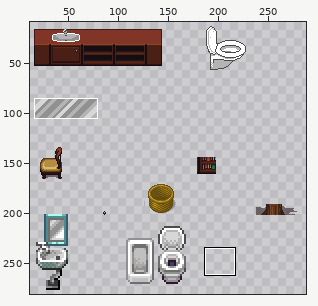
One commit to this sprite sheet: Assets/Moebel_by_dori.png. Above: a wide view before the commit, with the close-up outlined.
Close-up. Old version:
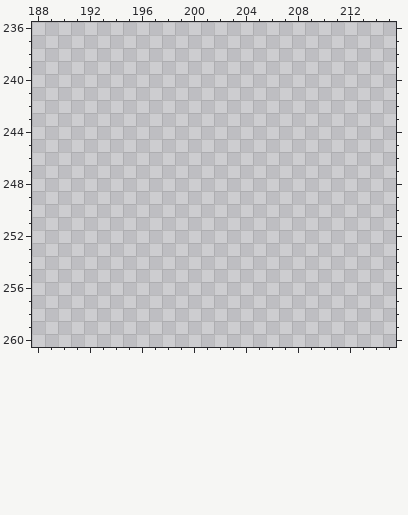
The file is 288x288 pixels. Pixels under 10% opacity are left out. Colours within 5 levels of each other are drawn and written as one. Shown: x 188..215, y 236..260. The wide view leaves out empty margins. The commit also changed other parts of the picture, which this record leaves out.
After:
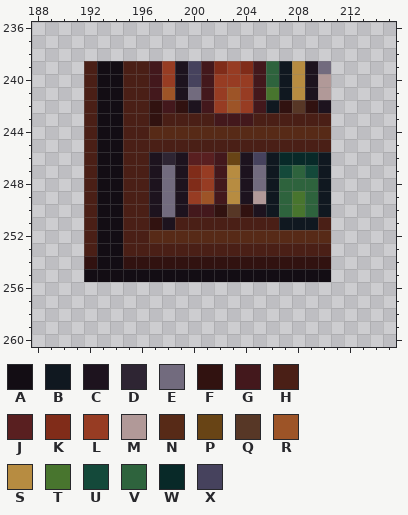
Palette (. is transparent): A #130d14  B #101820  C #1d131e  D #2e2533  E #726b7e  F #311210  G #43181c  H #4a1f16  J #591f20  K #802c19  L #973c23  M #b19998  N #572a17  P #684415  Q #573726  R #9d5427  S #b78c41  T #48752e  U #14493a  V #2e633d  W #082928  X #46425d
Difference:
y 239: x 192..210 ................... -> HAAHHGLCXGKLKGVBSCE
y 240: x 192..210 ................... -> HAAHHGLCXGLLLGVBSCM
y 241: x 192..210 ................... -> HAAHHGRCEGLRLGTBSCM
y 242: x 192..210 ................... -> HAAHHFGFCGLRLGBFQFC
y 243: x 192..210 ................... -> HAAHHFHHHHGGGHHHHHH
y 244: x 192..210 ................... -> HAAHHNNNNNNNNNNNNNN
y 245: x 192..210 ................... -> HAAHHHHHHHHHHHHHHHH
y 246: x 192..210 ................... -> HAAHHCDCJJGPCXBWWWB
y 247: x 192..210 ................... -> HAAHHCECKLGSCEBUVUB
y 248: x 192..210 ................... -> HAAHHCECKLGSCEBVVVB
y 249: x 192..210 ................... -> HAAHHCECLRGSCMBVTVB
y 250: x 192..210 ................... -> HAAHHCECGGFQFCBVTVB
y 251: x 192..210 ................... -> HAAHHFCHHHHHHHHBBBH
y 252: x 192..210 ................... -> HAAHHNNNNNNNNNNNNNN
y 253: x 192..210 ................... -> HAAHHHHHHHHHHHHHHHH
y 254: x 192..210 ................... -> FAAFFFFFFFFFFFFFFFF
y 255: x 192..210 ................... -> AAAAAAAAAAAAAAAAAAA
